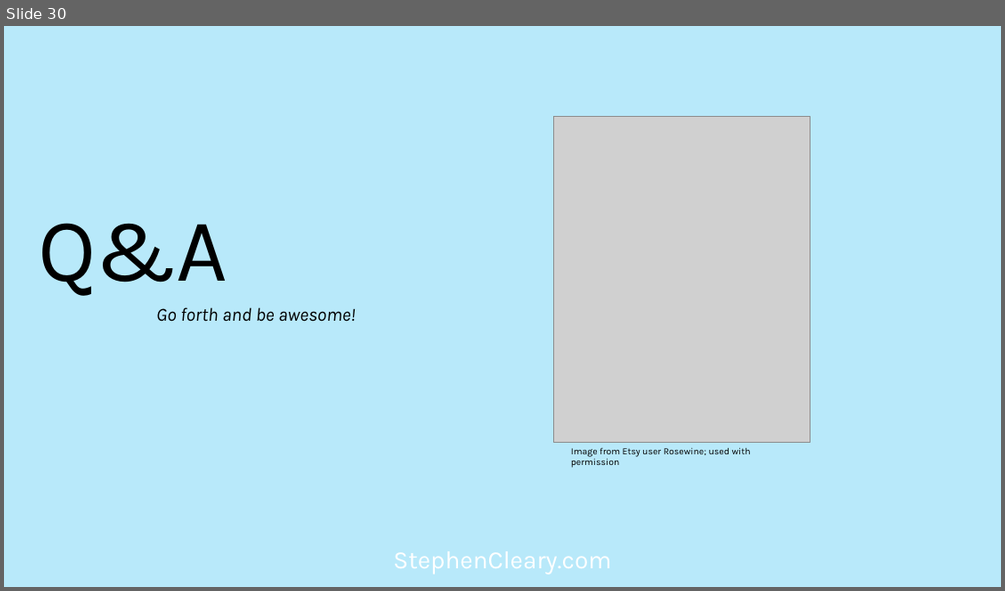
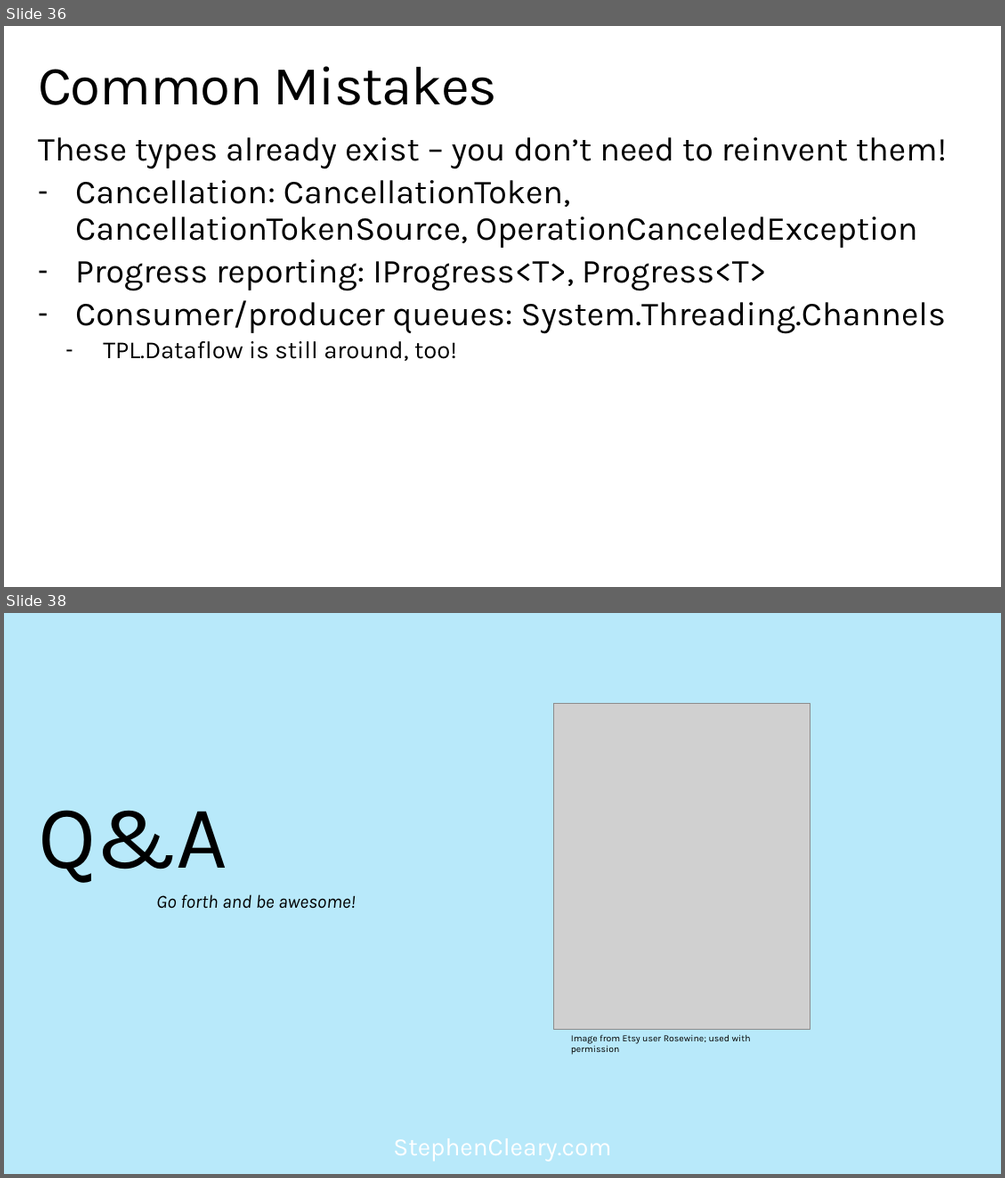
Before and after one commit to StephenCleary/Presentations, a slide deck: Async Pitfalls/Async Pitfalls.pptx. Shown one above the other, each under a label of ours: slide 30 before the commit, slides 36 and 38 after it; the slides between them are not shown. The pictures are 1005x591 and 1005x1178 pixels, drawn with LibreOffice and Linux fonts; fonts in the diff are those of the drawing; grey boxes stand for pictures; background and template pictures are left out. Boxes give left, top, right and bottom in pixels: in the first picture for what was removed or moved away, otherwise in the second. Text is boxed around its words. In the diff, an @@ line names an element or a change of style, - is before the commit and + after.

```diff
--- a/Async Pitfalls/Async Pitfalls.pptx
+++ b/Async Pitfalls/Async Pitfalls.pptx
@@ slide 36 added at bbox=[4, 26, 1001, 587], background picture (left out); not listed: 1 template element that a slide beside it also shows @@
@@ title added at bbox=[38, 66, 497, 105], 52.9 pt, text #000000 @@
+Common Mistakes
@@ text added at bbox=[38, 137, 947, 361], 32.4 pt, text #000000 @@
+These types already exist – you don’t need to reinvent them!
+– Cancellation: CancellationToken, CancellationTokenSource, OperationCanceledException
+– Progress reporting: IProgress<T>, Progress<T>
+– Consumer/producer queues: System.Threading.Channels
+  – TPL.Dataflow is still around, too!
@@ what was slide 30 is now slide 38 @@
```
Also in this commit, not shown: 7 slides changed, 15 other slides added, 8 slides removed, 4 other files.
